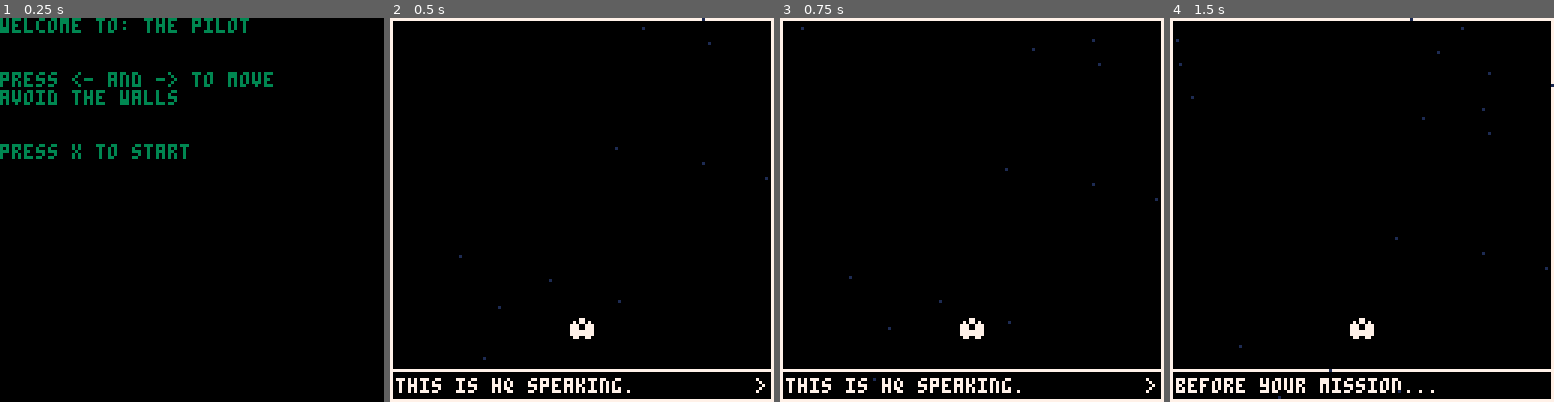
Above: before the commit, frames 1-4 (left to right).
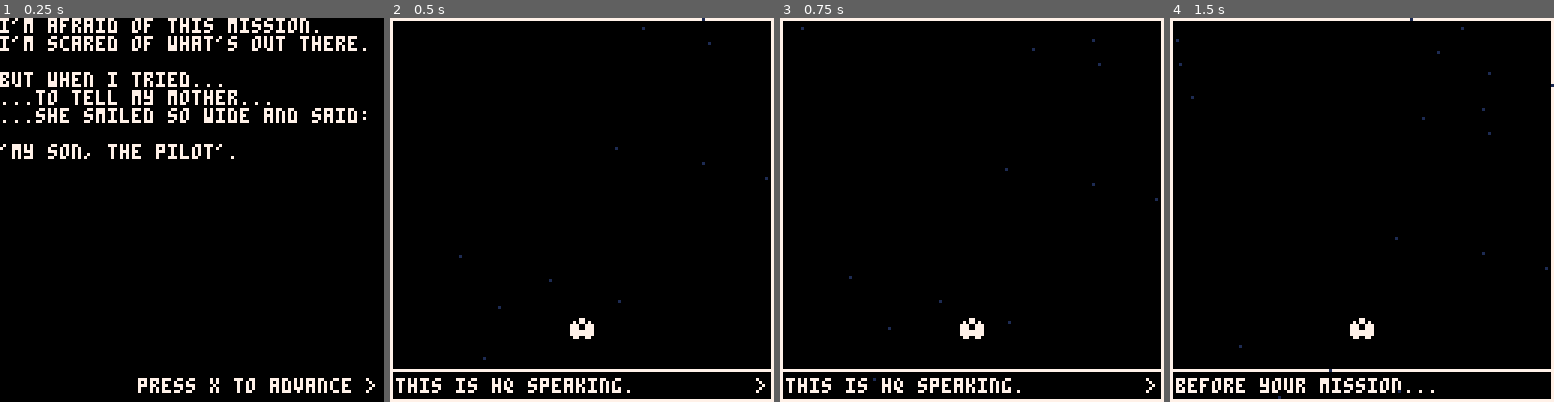
Above: after the commit, the same moments.

Repository: shen-sat/pilot
Game: PICO-8 cartridge pilot.p8
Same seed, same stepped clock (60 frames per second), same inputs: the game is played once before the commit and once after it.
Inputs:
- Up to frame 1 (0.25 s): no input
- Up to frame 2 (0.5 s): tap X (X key) at 0.33 s
- Up to frame 3 (0.75 s): tap O (Z key) at 0.7 s
- Up to frame 4 (1.5 s): tap X (X key) at 1.07 s

The runs differ from the first frame. In frame 1, 9.3% of the frame differs, in the area x 0-98%, y 0-98%; in frame 2, nothing differs; in frame 3, nothing differs; in frame 4, nothing differs.

Commit message:
Add softer world text

Diff:
--- a/pilot.p8
+++ b/pilot.p8
@@ -21,21 +21,31 @@
 function show_menu()
 	game.update = menu_update
 	game.draw = menu_draw
+
+ dialogue_blinker_start_time = 0
+ dialogue_blinker_stop_time = 0
+ blinking = true
+ softer_world_flag = true
 end
 
 function menu_update()
- if btnp(5) then run_intro_level() end
+ if btnp(5) then
+  softer_world_flag = false
+  run_intro_level()
+ end
 end
 
 function menu_draw()
 	cls()
- color(3)
- print('welcome to: the pilot')
- print('\n')
- print('press <- and -> to move')
- print('avoid the walls')
- print('\n')
-	print('press x to start')
+
+  print("i'm afraid of this mission.")
+  print("i'm scared of what's out there.")
+  print("\nbut when i tried...")
+  print("...to tell my mother...")
+  print("...she smiled so wide and said:")
+  print(  "\n'my son, the pilot'.")
+
+  display_blinker()
 end
 
 function run_intro_level()
@@ -339,7 +349,11 @@
 
 function display_blinker()
  if time() > dialogue_blinker_start_time then
-  print('>', 122, 120, 7)
+  if softer_world_flag then
+   print('press x to advance >', 46, 120, 7)
+  else
+   print('>', 122, 120, 7)
+  end
   if blinking then
    blinking = false
    dialogue_blinker_stop_time = time() + 1
Not shown, changed: TODO.txt
